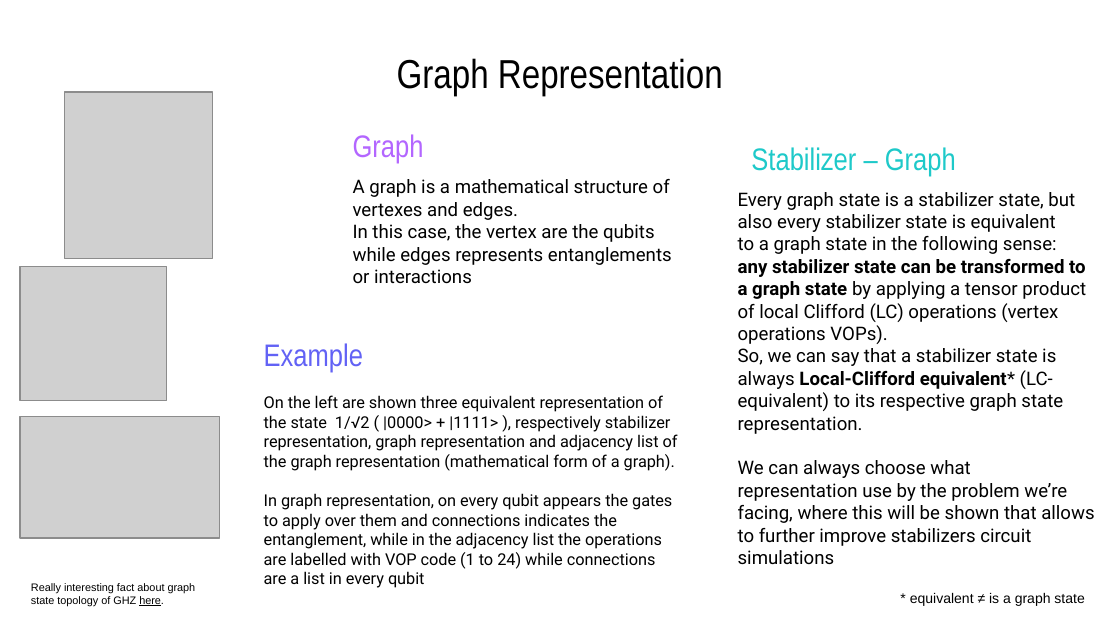
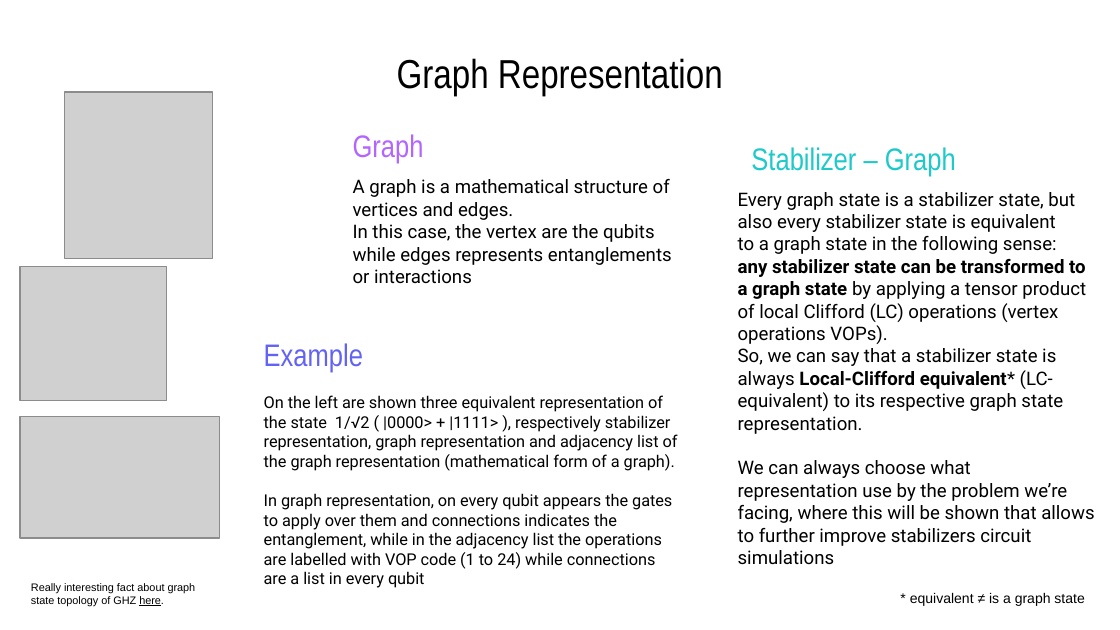
Before and after one commit to Moriarty2002/quantum-information, a slide deck: slide 12 of docs/elaborato.pptx. Drawn at 1120x630 pixels with LibreOffice and Linux fonts; fonts in the diff are those of the drawing; grey boxes stand for pictures. Boxes give left, top, right and bottom in pixels: in the first picture for what was removed or moved away, otherwise in the second. Text is boxed around its words. In the diff, an @@ line names an element or a change of style, - is before the commit and + after.

```diff
--- a/docs/elaborato.pptx
+++ b/docs/elaborato.pptx
@@ text at (353,179,672,284): text changed @@
-A graph is a mathematical structure of vertexes and edges.
-In this case, the vertex are the qubits while edges represents entanglements or interactions
+A graph is a mathematical structure of vertices and edges.
+In this case, the vertex are the qubits while edges represents entanglements or interactions
```
Also in this commit, not shown: 6 other slides changed, 35 slides removed, 1 other file.
